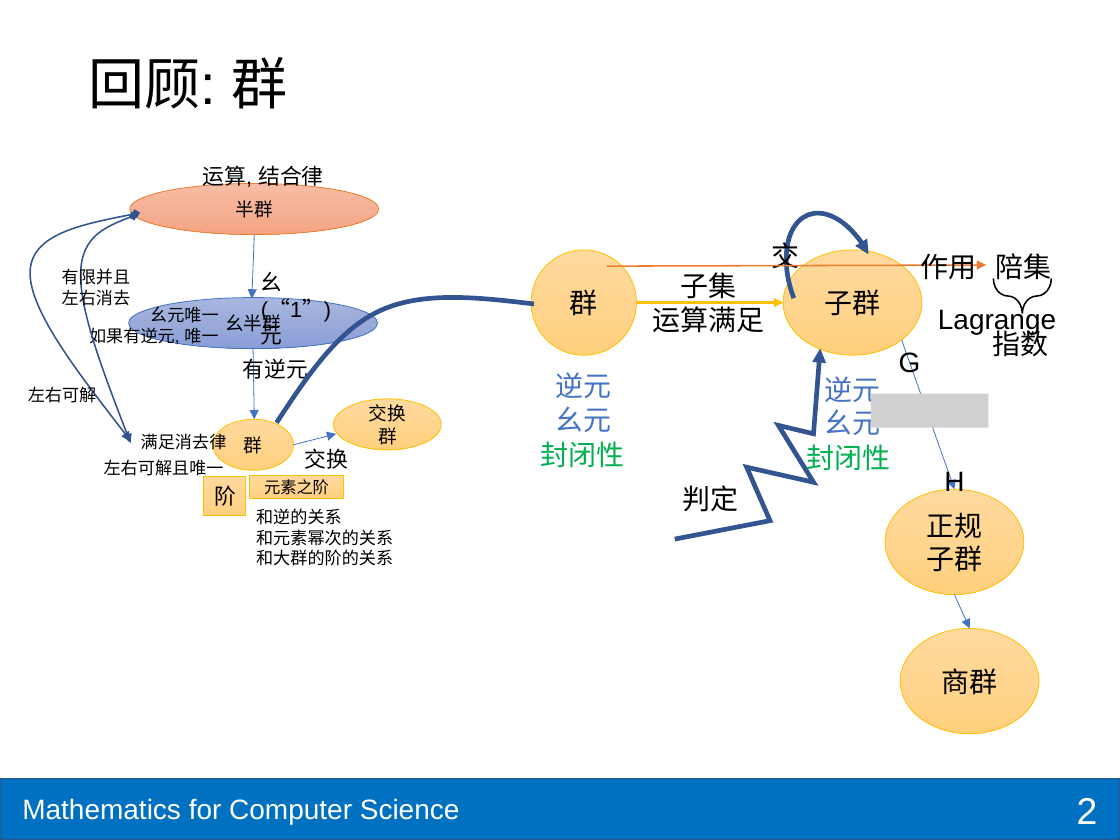
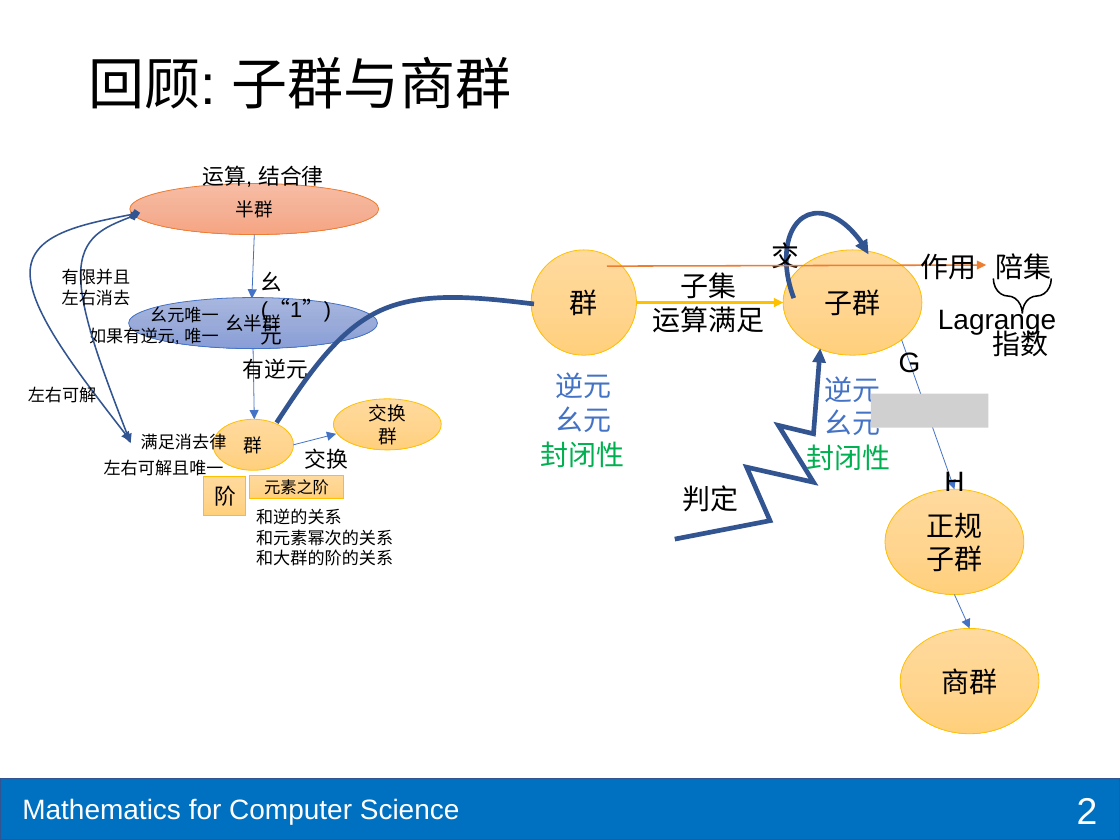
Before and after one commit to shzaiz/dx-public, a slide deck: slide 2 of notes/notes/mcs/9.5-group-theory/3-morphi.pptx. Drawn at 1120x840 pixels with LibreOffice and Linux fonts; fonts in the diff are those of the drawing; grey boxes stand for pictures. Boxes give left, top, right and bottom in pixels: in the first picture for what was removed or moved away, otherwise in the second. Text is boxed around its words. In the diff, an @@ line names an element or a change of style, - is before the commit and + after.

```diff
--- a/notes/notes/mcs/9.5-group-theory/3-morphi.pptx
+++ b/notes/notes/mcs/9.5-group-theory/3-morphi.pptx
@@ title at <box>88,57,511,109</box>: text changed @@
-回顾: 群
+回顾: 子群与商群
```
Also in this commit, not shown: 1 slide added, 1 slide removed, 10 other files.
